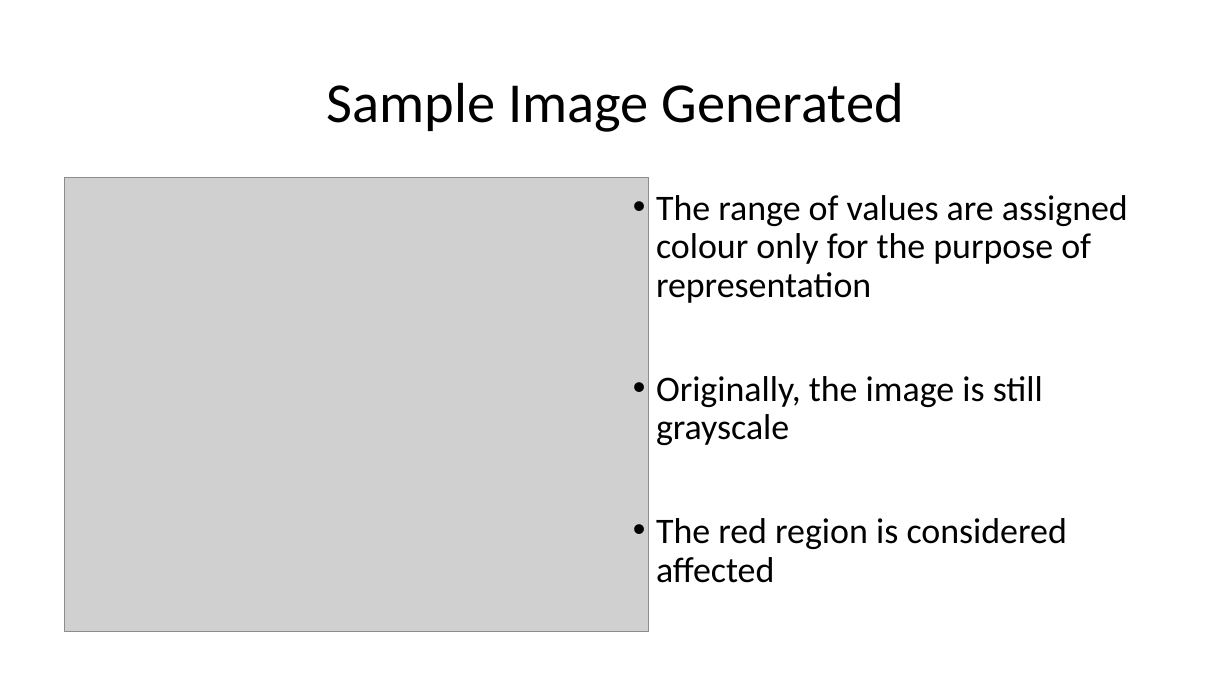
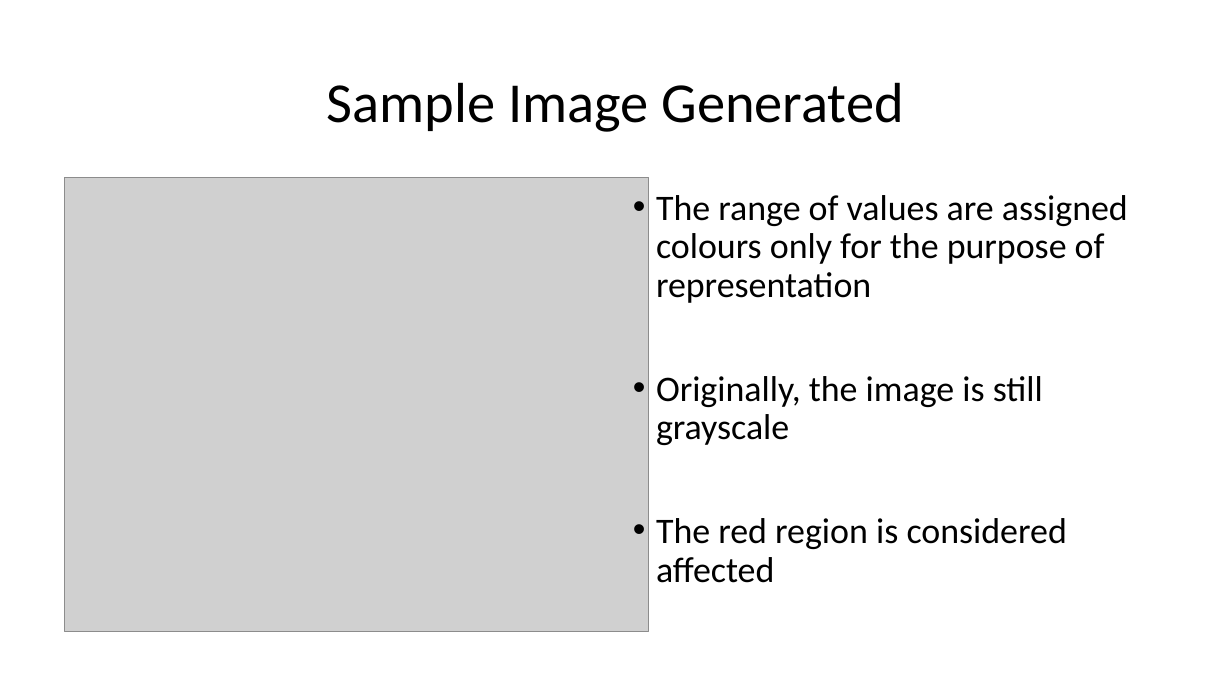
Before and after one commit to nsudhanva/eit, a slide deck: slide 6 of docs/Electrical Impedance Tomography.pptx. Drawn at 1232x693 pixels with LibreOffice and Linux fonts; fonts in the diff are those of the drawing; grey boxes stand for pictures. Boxes give left, top, right and bottom in pixels: in the first picture for what was removed or moved away, otherwise in the second. Text is boxed around its words. In the diff, an @@ line names an element or a change of style, - is before the commit and + after.

Commit message:
EIT PPT 2

```diff
--- a/docs/Electrical Impedance Tomography.pptx
+++ b/docs/Electrical Impedance Tomography.pptx
@@ text at (656,195,1128,303): text changed @@
-• The range of values are assigned colour only for the purpose of representation
+• The range of values are assigned colours only for the purpose of representation
```
Also in this commit, not shown: 1 other slide changed, 1 slide added.
